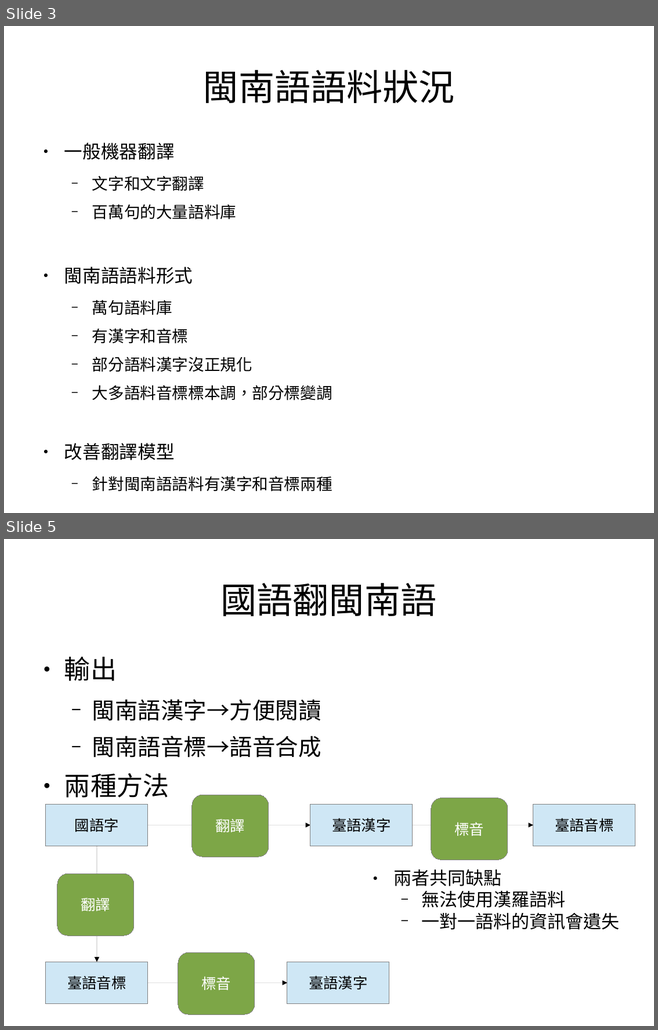
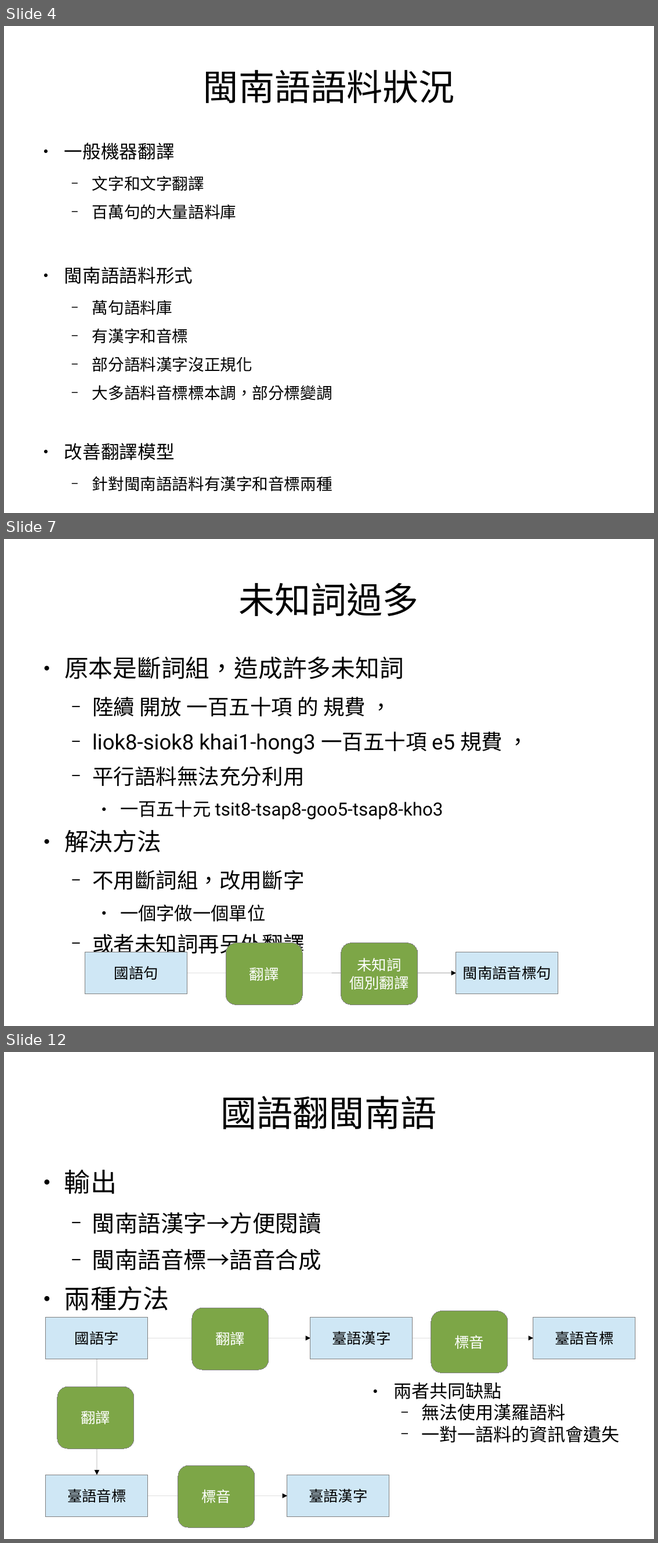
Before and after one commit to sih4sing5hong5/po3-ko3_tau5-iann2-phinn3, a slide deck: 翻譯報告.odp. Shown one above the other, each under a label of ours: slides 3 and 5 before the commit, slides 4, 7 and 12 after it; the slides between them are not shown. The pictures are 658x1030 and 658x1543 pixels, drawn with LibreOffice and Linux fonts; fonts in the diff are those of the drawing. Boxes give left, top, right and bottom in pixels: in the first picture for what was removed or moved away, otherwise in the second. Text is boxed around its words. In the diff, an @@ line names an element or a change of style, - is before the commit and + after.

Commit message:
加今仔日做的翻譯資料 丞宏

```diff
--- a/翻譯報告.odp
+++ b/翻譯報告.odp
@@ slide 7 added at [4, 539, 654, 1026], background #FFFFFF @@
@@ title added at [239, 583, 419, 616], 44 pt, text #000000 @@
+未知詞過多
@@ text added at [64, 657, 502, 958], 25.9 pt, text #000000 @@
+● 原本是斷詞組，造成許多未知詞
+  − 陸續 開放 一百五十項 的 規費 ，
+  − liok8-siok8 khai1-hong3 一百五十項 e5 規費 ，
+  − 平行語料無法充分利用
+    ● 一百五十元 tsit8-tsap8-goo5-tsap8-kho3
+● 解決方法
+  − 不用斷詞組，改用斷字
+    ● 一個字做一個單位
+  − 或者未知詞再另外翻譯
@@ group added at [85, 943, 558, 1005]: 2 rectangles, 2 rounded rectangles, 1 arrow @@
+國語句
+閩南語音標句
+未知詞
+個別翻譯
+翻譯
@@ what was slide 3 is now slide 4 @@
@@ what was slide 5 is now slide 12 @@
```
Also in this commit, not shown: 1 slide changed, 5 other slides added.
